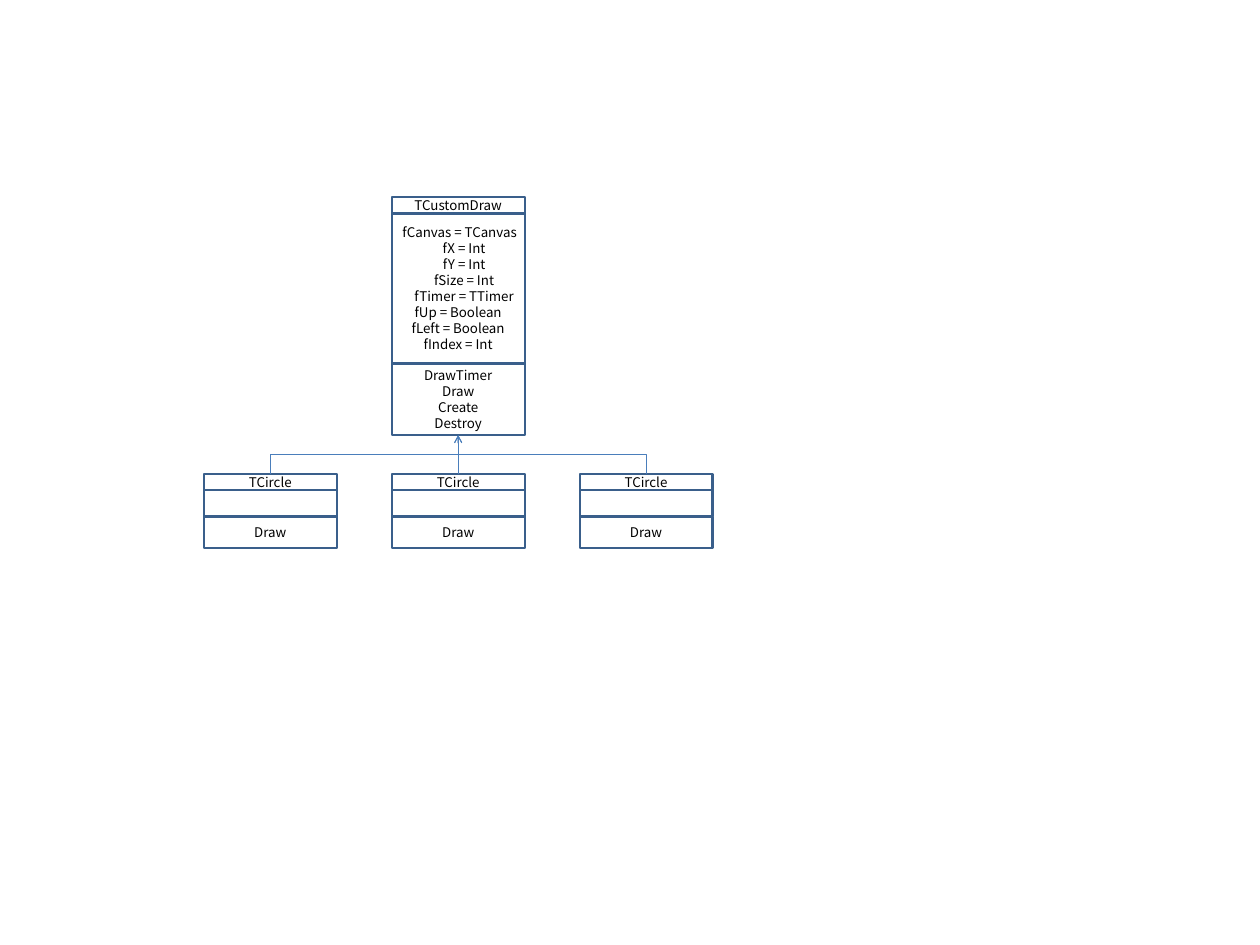
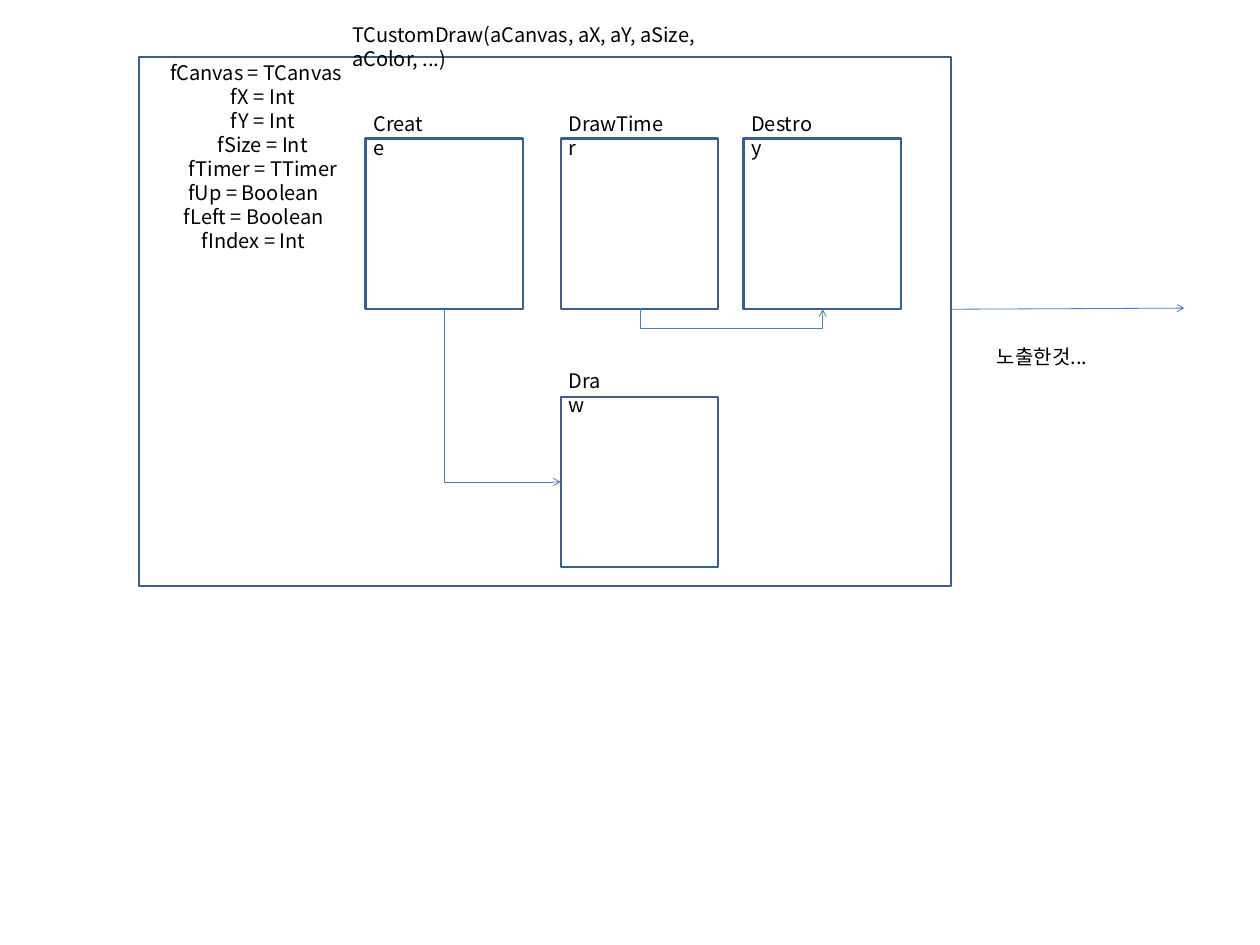
Before and after one commit to hyejoonjung/StudyDelphi, a slide deck: slide 2 of 0206DrawAndMoving_Design/DrawAndMoving_Design.pptx (slide 1 before the commit). Drawn at 1260x945 pixels with LibreOffice and Linux fonts; fonts in the diff are those of the drawing. Boxes give left, top, right and bottom in pixels: in the first picture for what was removed or moved away, otherwise in the second. Text is boxed around its words. In the diff, an @@ line names an element or a change of style, - is before the commit and + after.

```diff
--- a/0206DrawAndMoving_Design/DrawAndMoving_Design.pptx
+++ b/0206DrawAndMoving_Design/DrawAndMoving_Design.pptx
@@ text added at (352, 26, 695, 70), 18 pt, text #000000 @@
+TCustomDraw(aCanvas, aX, aY, aSize, aColor, ...)
@@ text "fCanvas = TCanvas" at (170, 64, 341, 249): size 12 to 18 pt; vertical alignment middle to top; outline #3A5F8C 2 pt to none; rotation 180 to 0 degrees @@
@@ rectangle added at (138, 57, 951, 586), outline #3A5F8C 2 pt @@
@@ text added at (366, 107, 440, 139), 18 pt, text #000000 @@
+Create
@@ text added at (561, 107, 675, 139), 18 pt, text #000000 @@
+DrawTimer
@@ text added at (743, 107, 829, 139), 18 pt, text #000000 @@
+Destroy
@@ rectangle added at (366, 138, 523, 309), outline #3A5F8C 2 pt @@
@@ rectangle added at (561, 138, 718, 309), outline #3A5F8C 2 pt @@
@@ rectangle added at (743, 138, 901, 309), outline #3A5F8C 2 pt @@
@@ rectangle removed at (392, 197, 525, 213) @@
-TCustomDraw
@@ elbow arrow moved from (646, 474) - (458, 435) to (444, 309) - (561, 482) @@
@@ elbow arrow moved from (270, 474) - (458, 435) to (640, 308) - (822, 310) @@
@@ arrow added from (951, 310) to (1184, 308), #4B7EBC 0.75 pt @@
@@ text added at (997, 347, 1087, 366), 18 pt, text #000000 @@
+노출한것...
@@ rectangle removed at (392, 363, 525, 435) @@
-DrawTimer
-Draw
-Create
-Destroy
@@ text "Draw" at (561, 365, 624, 397): size 12 to 18 pt; alignment centre to left; vertical alignment middle to top; outline #3A5F8C 2 pt to none; rotation 180 to 0 degrees @@
@@ rectangle: place and size @@
-rectangle at (580, 490, 713, 517)
+rectangle at (561, 397, 718, 567)
@@ arrow removed from (458, 474) to (458, 435) @@
@@ rectangle removed at (204, 474, 337, 490) @@
-TCircle
@@ rectangle removed at (392, 474, 525, 490) @@
-TCircle
@@ rectangle removed at (580, 474, 713, 490) @@
-TCircle
@@ rectangle removed at (204, 490, 337, 517) @@
@@ rectangle removed at (392, 490, 525, 517) @@
@@ rectangle removed at (204, 517, 337, 549) @@
-Draw
@@ rectangle removed at (392, 517, 525, 549) @@
-Draw
```
Also in this commit, not shown: 2 other slides changed, 1 slide added, 57 other files.
